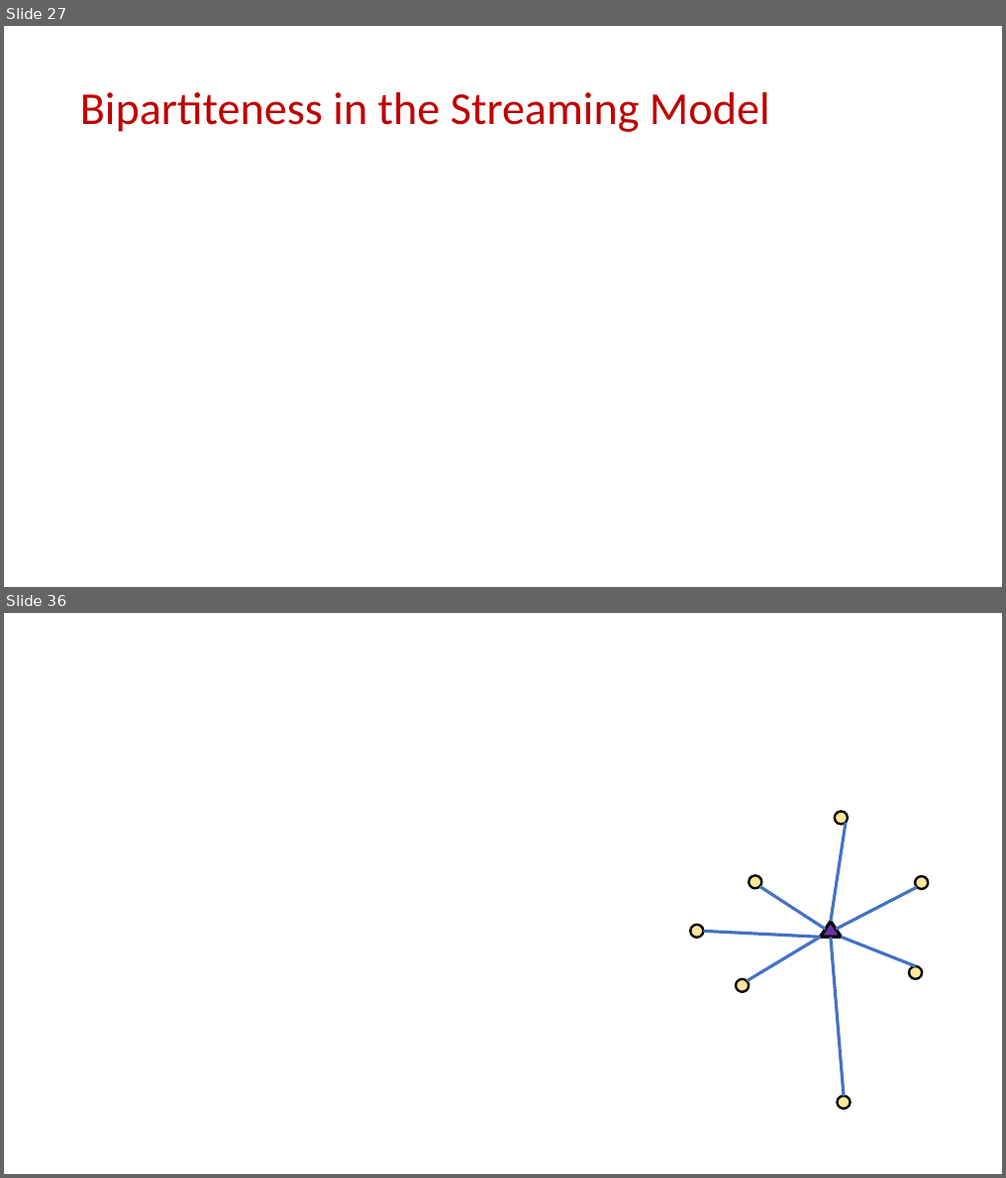
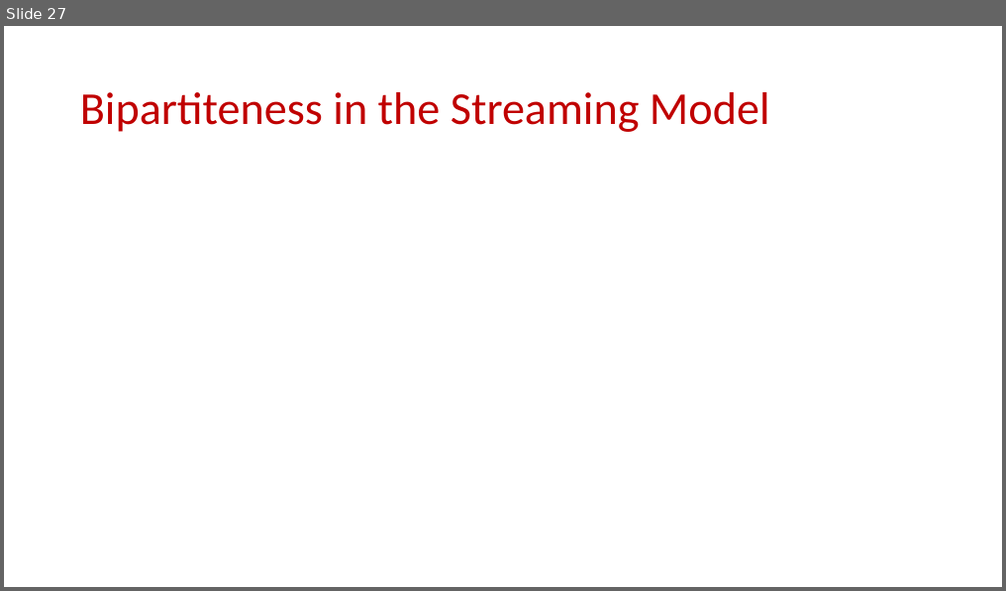
Before and after one commit to samsonzhou/samsonzhou.github.io, a slide deck: CSCE689-23/L21.pptx. Shown one above the other, each under a label of ours: slides 27 and 36 before the commit, slide 27 after it; the slides between them are not shown. The pictures are 1006x1178 and 1006x591 pixels, drawn with LibreOffice and Linux fonts; fonts in the diff are those of the drawing; grey boxes stand for pictures. Boxes give left, top, right and bottom in pixels: in the first picture for what was removed or moved away, otherwise in the second. Text is boxed around its words. In the diff, an @@ line names an element or a change of style, - is before the commit and + after.

```diff
--- a/CSCE689-23/L21.pptx
+++ b/CSCE689-23/L21.pptx
@@ slide 36 removed at [4, 613, 1002, 1174], background #FFFFFF @@
@@ ellipse removed at [835, 811, 847, 824] @@
@@ line removed from (831, 922) to (846, 823) @@
@@ ellipse removed at [748, 875, 761, 888] @@
@@ ellipse removed at [915, 876, 928, 889] @@
@@ line removed from (760, 887) to (826, 930) @@
@@ line removed from (836, 930) to (918, 888) @@
@@ ellipse removed at [690, 925, 703, 938] @@
@@ line removed from (820, 937) to (703, 931) @@
@@ line removed from (820, 937) to (746, 981) @@
@@ triangle removed at [820, 922, 841, 937] @@
@@ line removed from (831, 937) to (844, 1096) @@
@@ line removed from (841, 937) to (916, 966) @@
@@ ellipse removed at [909, 966, 922, 979] @@
@@ ellipse removed at [737, 979, 748, 992] @@
@@ ellipse removed at [838, 1096, 849, 1109] @@
```
Also in this commit, not shown: 62 other slides removed, 3 other files.
